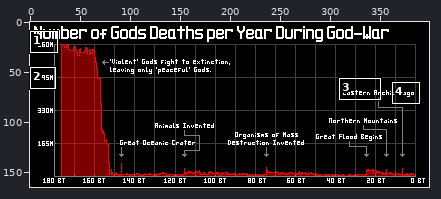
A pixel-art file gets an edit: content/Meta/Images/Infographics/deaths_during_god_war.aseprite. The first picture is a wide view before the edit; the outline marks the close-up.
Close-up. First the earlier version:
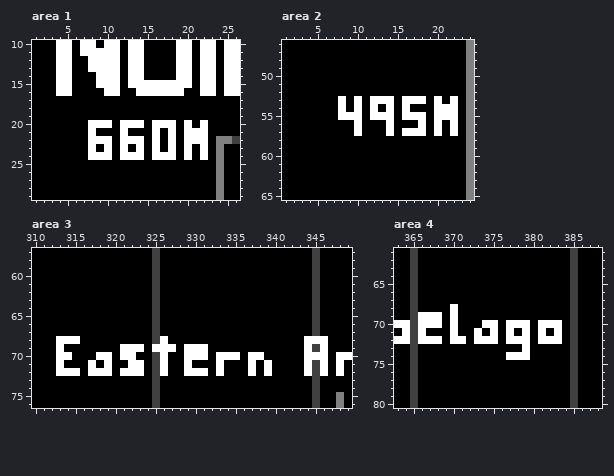
399x165 pixels, 1 frame. Shown: area 1: x 1..26, y 10..29; area 2: x 1..24, y 46..65; area 3: x 310..349, y 57..76; area 4: x 363..388, y 61..80. The commit also changed other parts of the picture, which this record leaves out.
The same view after the edit:
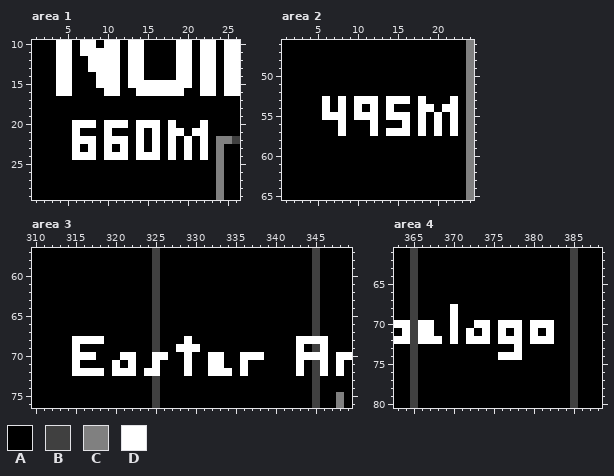
Palette (. is transparent): A #000000  B #404040  C #808080  D #ffffff
Change:
Changed rows in their new state; - is an unchanged pixel.
Area 1, layer "Text":
first column x 6:
20 DD-A-D-A-D-A--A-
21 D-A-D-A-D----DA-
22 DD-A-D-A-------A
23 D---------------
24 DD-A-D-A-D-A----
Area 2, layer "Text":
first column x 6:
53 D----D-A-D-A--A-
54 D---------A-DDA-
55 DD-A-D-A-D-A---A
56 --D-A-D-A-D-----
57 --D-A-D--D-A----
Area 3, layer "Text":
first column x 313:
68 AA-DDD-------A--D-------------D-
69 A-D-----AAA-BAAD--A-----------DA
70 AADDDAA-----D----AAD-AAD------D-
71 A-D-A-AD--A-DA-----D---DA-A---DA
72 AA-D--AD--ADDA---AAD-D-DA-A---DA
Area 4, layer "Text":
first column x 366:
69 AAA---------------
70 --A----D-AD--AD--A
71 -D----DADADADADADA
72 -----AD--AD--AD--A
73 ------------DA----
74 ----------D--A----
